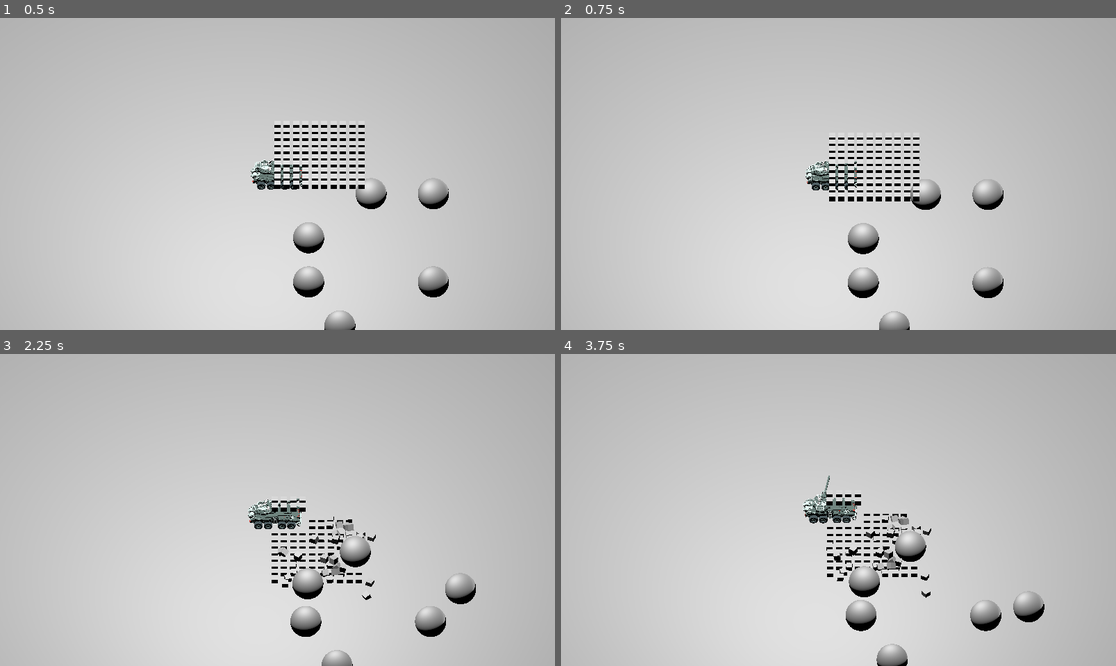
Above: before the commit, frames 1-4 (two rows, left to right).
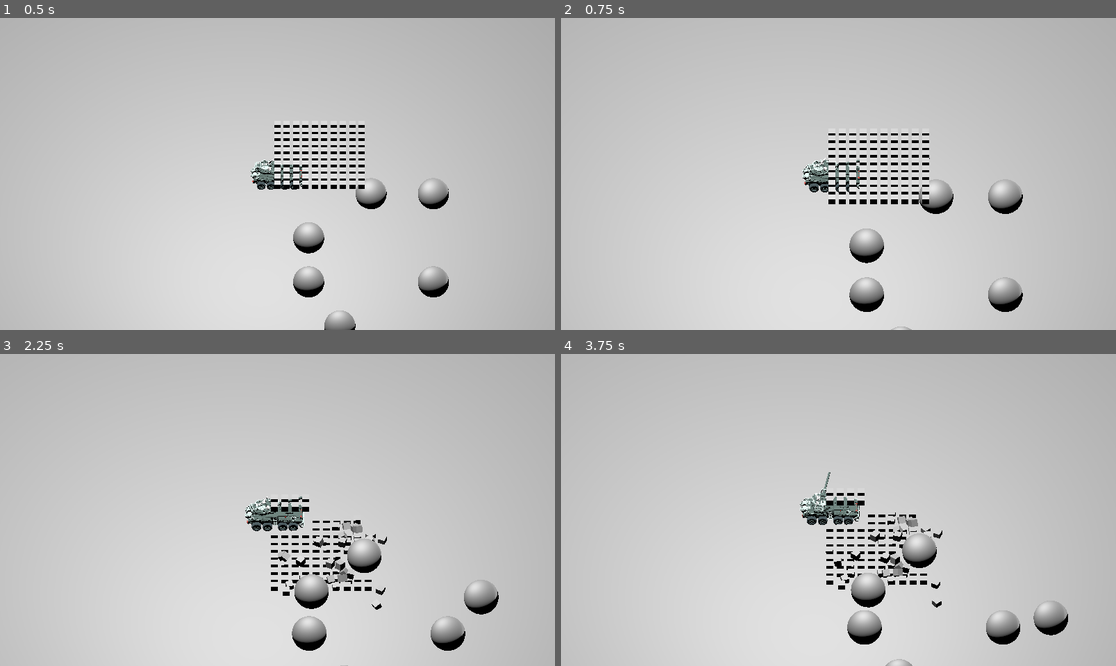
Above: after the commit, the same moments.

Repository: thelazyone/godot_topdown_shooter
Game: Godot game, scene res://world.tscn
Two runs of this game, one before a commit and one after it. Both use one fixed random seed, a clock stepped at 60 frames per second and the inputs below.
Inputs (mouse positions are in pixels of both pictures, inside the frame that each line leads up to):
- Up to frame 1 (0.5 s): no input
- Up to frame 2 (0.75 s): move the mouse to (960, 158) at 0.52 s; hold D (steer_right) from 0.53 s (still down); tap Mouse wheel up (zoom_in, bound only after the commit) at 0.6 s; click (960, 158) at 0.67 s
- Up to frame 3 (2.25 s): tap Mouse wheel down (zoom_out, bound only after the commit) at 0.8 s; release D (steer_right) at 1.25 s; drag from (166, 525) to (249, 572) at 1.27 s; move the mouse to (333, 441) at 2.02 s; hold D (steer_right) from 2.03 s (still down); tap Mouse wheel up (zoom_in, bound only after the commit) at 2.1 s; click (333, 441) at 2.17 s
- Up to frame 4 (3.75 s): tap Mouse wheel down (zoom_out, bound only after the commit) at 2.3 s; release D (steer_right) at 2.75 s; drag from (810, 572) to (672, 463) at 2.77 s; move the mouse to (1005, 556) at 3.52 s; hold A (steer_left) from 3.53 s (still down); tap Mouse wheel up (zoom_in, bound only after the commit) at 3.6 s; click (1005, 556) at 3.67 s

Frame 1 is identical in both runs. In frame 2, 5.1% of the frame differs, in the area x 43-84%, y 36-100%; in frame 3, 5.5%; in frame 4, 5.7%, in the area x 43-92%, y 37-100%.

Commit message:
added camera zoom

Diff:
--- a/controller/CameraBase.gd
+++ b/controller/CameraBase.gd
@@ -16,6 +16,10 @@
 
 @export var SPEED = 2
 @export var MOUSE_LOOK_WEIGHT = .05
+@export var camera_size_default = 10 # unused for now
+@export var camera_size_step = 1
+@export var camera_size_min = 5
+@export var camera_size_max = 15
 
 
 
@@ -91,6 +95,16 @@
 		position = (target_to_follow.position * (1 - MOUSE_LOOK_WEIGHT) +
 			Geometry.plane_to_space(coords_on_xz(get_viewport().get_mouse_position())) * (MOUSE_LOOK_WEIGHT))
 
+	# Zooming is done when it's not static
+	if camera_mode != CameraMode.Static:
+		print ("hello")
+		# First checking the controls:
+		if Input.is_action_just_released("zoom_in"):
+			camera_obj.size = max(camera_obj.size - camera_size_step, camera_size_min)
+
+
+		if Input.is_action_just_released("zoom_out"):
+			camera_obj.size = min(camera_obj.size + camera_size_step, camera_size_max)
 
 
 func move(i_vector):
--- a/project.godot
+++ b/project.godot
@@ -41,3 +41,28 @@
 "events": [Object(InputEventKey,"resource_local_to_scene":false,"resource_name":"","device":-1,"window_id":0,"alt_pressed":false,"shift_pressed":false,"ctrl_pressed":false,"meta_pressed":false,"pressed":false,"keycode":0,"physical_keycode":65,"key_label":0,"unicode":97,"echo":false,"script":null)
 ]
 }
+Boost={
+"deadzone": 0.5,
+"events": [Object(InputEventKey,"resource_local_to_scene":false,"resource_name":"","device":-1,"window_id":0,"alt_pressed":false,"shift_pressed":false,"ctrl_pressed":false,"meta_pressed":false,"pressed":false,"keycode":0,"physical_keycode":4194325,"key_label":0,"unicode":0,"echo":false,"script":null)
+]
+}
+zoom_in={
+"deadzone": 0.5,
+"events": [Object(InputEventMouseButton,"resource_local_to_scene":false,"resource_name":"","device":-1,"window_id":0,"alt_pressed":false,"shift_pressed":false,"ctrl_pressed":false,"meta_pressed":false,"button_mask":8,"position":Vector2(125, 11),"global_position":Vector2(129, 52),"factor":1.0,"button_index":4,"canceled":false,"pressed":true,"double_click":false,"script":null)
+]
+}
+zoom_out={
+"deadzone": 0.5,
+"events": [Object(InputEventMouseButton,"resource_local_to_scene":false,"resource_name":"","device":-1,"window_id":0,"alt_pressed":false,"shift_pressed":false,"ctrl_pressed":false,"meta_pressed":false,"button_mask":16,"position":Vector2(113, 5),"global_position":Vector2(117, 46),"factor":1.0,"button_index":5,"canceled":false,"pressed":true,"double_click":false,"script":null)
+]
+}
+wpn_next={
+"deadzone": 0.5,
+"events": [Object(InputEventKey,"resource_local_to_scene":false,"resource_name":"","device":-1,"window_id":0,"alt_pressed":false,"shift_pressed":false,"ctrl_pressed":false,"meta_pressed":false,"pressed":false,"keycode":0,"physical_keycode":69,"key_label":0,"unicode":101,"echo":false,"script":null)
+]
+}
+wpn_prev={
+"deadzone": 0.5,
+"events": [Object(InputEventKey,"resource_local_to_scene":false,"resource_name":"","device":-1,"window_id":0,"alt_pressed":false,"shift_pressed":false,"ctrl_pressed":false,"meta_pressed":false,"pressed":false,"keycode":0,"physical_keycode":81,"key_label":0,"unicode":113,"echo":false,"script":null)
+]
+}
